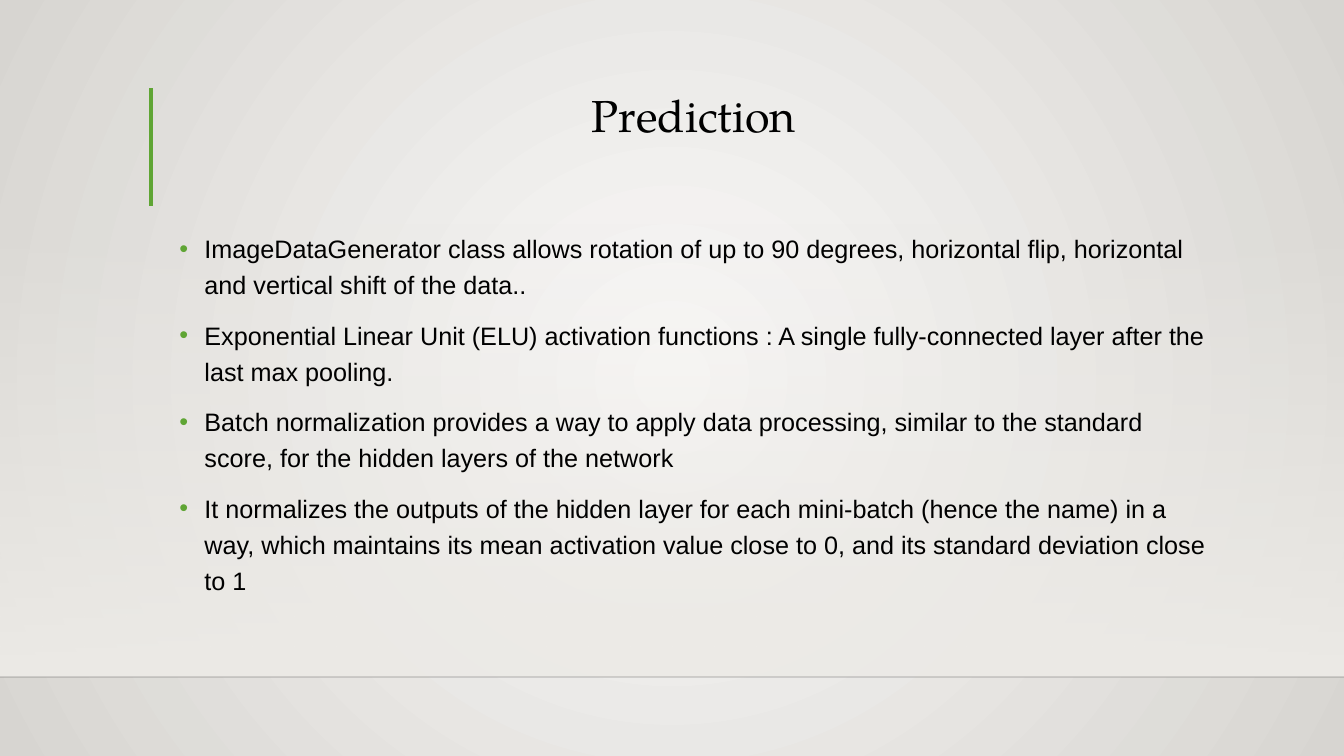
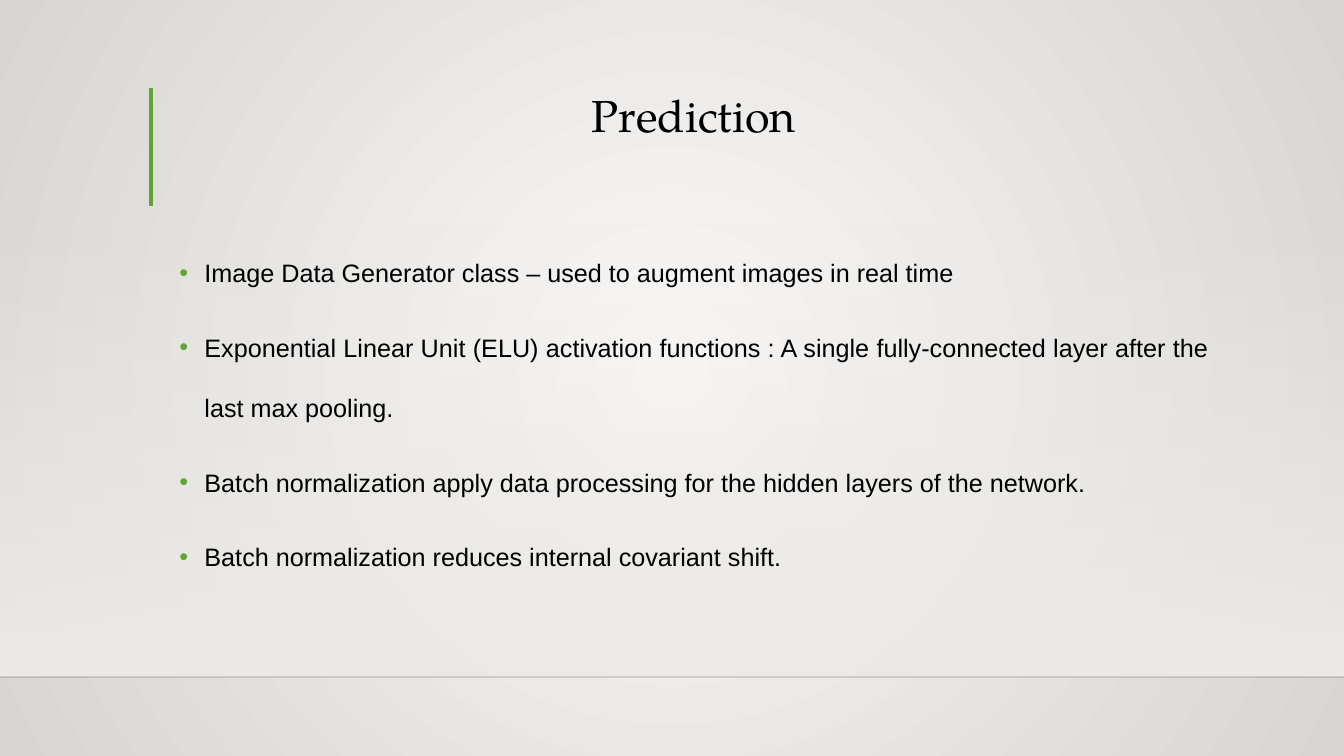
Before and after one commit to batch-B3/Biometric-Finger-Vein-Authentication-Using-Deep-Learning-Algorithm, a slide deck: slide 16 of Project Documents/Batch 3 PPT.pptx. Drawn at 1344x756 pixels with LibreOffice and Linux fonts; fonts in the diff are those of the drawing; background and template pictures are left out. Boxes give left, top, right and bottom in pixels: in the first picture for what was removed or moved away, otherwise in the second. Text is boxed around its words. In the diff, an @@ line names an element or a change of style, - is before the commit and + after.

```diff
--- a/Project Documents/Batch 3 PPT.pptx
+++ b/Project Documents/Batch 3 PPT.pptx
@@ text at (204, 263, 954, 288): text changed @@
-• ImageDataGenerator class allows rotation of up to 90 degrees, horizontal flip, horizontal and vertical shift of the data..
+• Image Data Generator class – used to augment images in real time
@@ text at (204, 338, 1208, 423): alignment left to justified; line spacing 1.2 to 2 @@
@@ text at (204, 473, 1085, 567): text changed @@
-• Batch normalization provides a way to apply data processing, similar to the standard score, for the hidden layers of the network
-• It normalizes the outputs of the hidden layer for each mini-batch (hence the name) in a way, which maintains its mean activation value close to 0, and its standard deviation close to 1
+• Batch normalization apply data processing for the hidden layers of the network.
+• Batch normalization reduces internal covariant shift.
```
Also in this commit, not shown: 10 other slides changed, 1 slide added, 1 slide removed.
